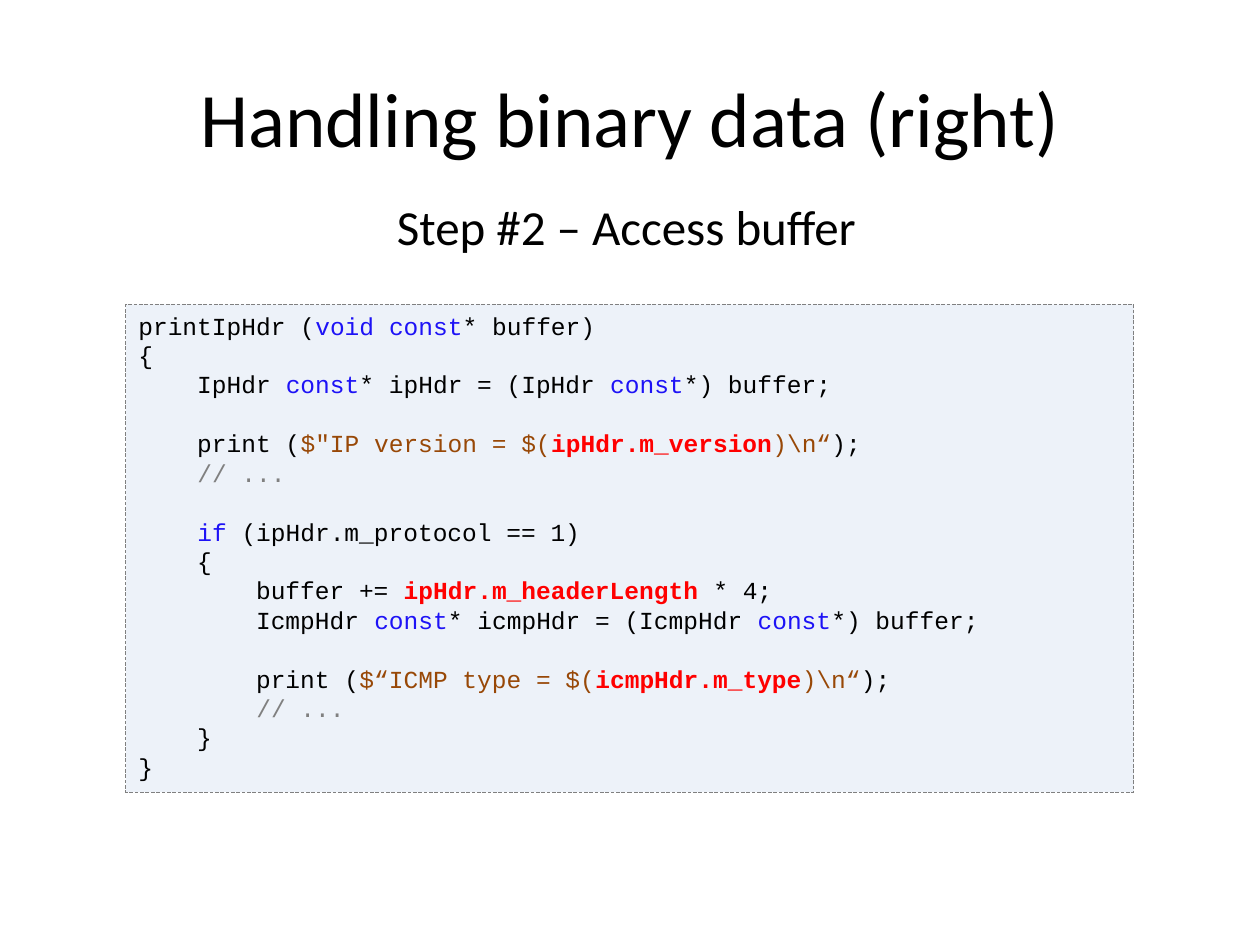
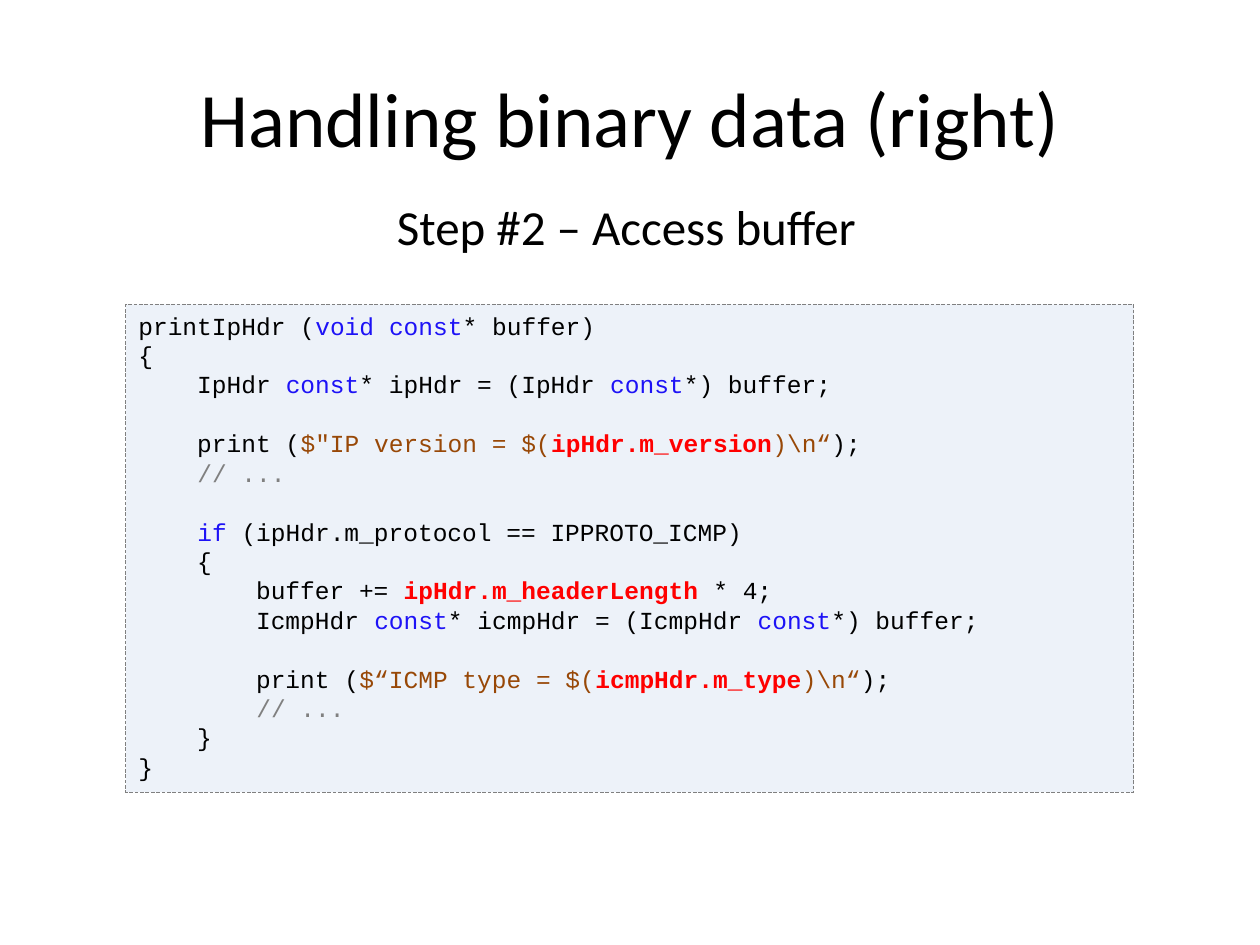
Before and after one commit to vovkos/jancy, a slide deck: slide 12 of doc/pres/Jancy FOSDEM 2016.pptx (slide 13 before the commit). Drawn at 1260x945 pixels with LibreOffice and Linux fonts; fonts in the diff are those of the drawing. Boxes give left, top, right and bottom in pixels: in the first picture for what was removed or moved away, otherwise in the second. Text is boxed around its words. In the diff, an @@ line names an element or a change of style, - is before the commit and + after.

```diff
--- a/doc/pres/Jancy FOSDEM 2016.pptx
+++ b/doc/pres/Jancy FOSDEM 2016.pptx
@@ text in rectangle at [197, 523, 742, 546]: text changed @@
-if (ipHdr.m_protocol == 1)
+if (ipHdr.m_protocol == IPPROTO_ICMP)
```
Also in this commit, not shown: 7 other slides changed, 1 slide added, 1 slide removed, 2 other files.
